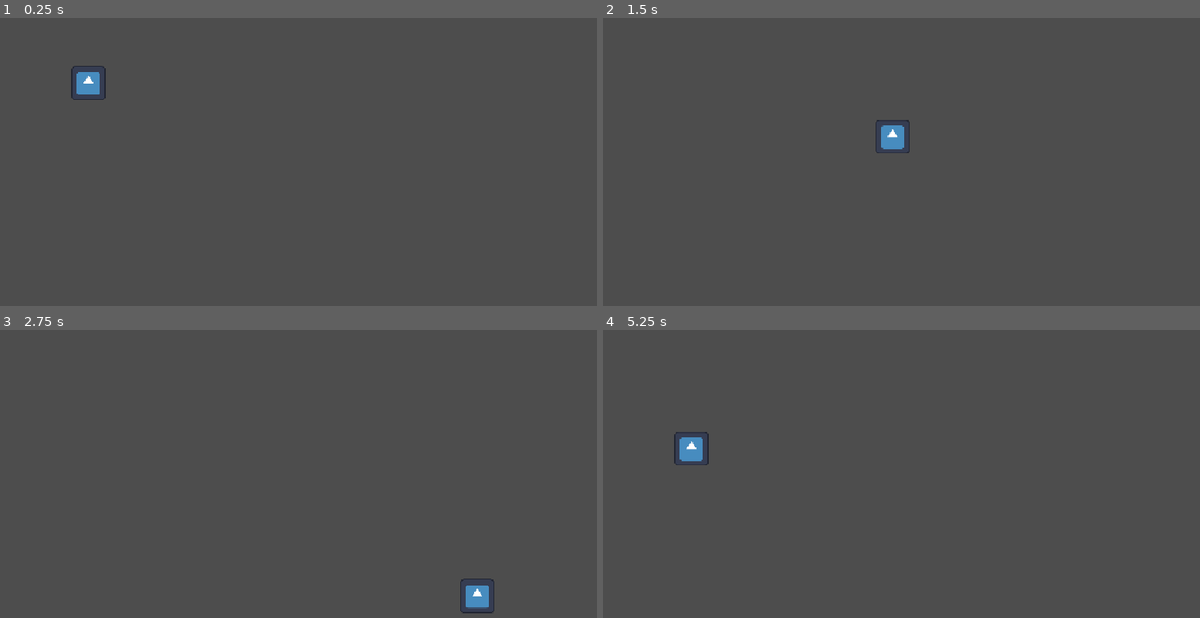
Above: before the commit, frames 1-4 (two rows, left to right).
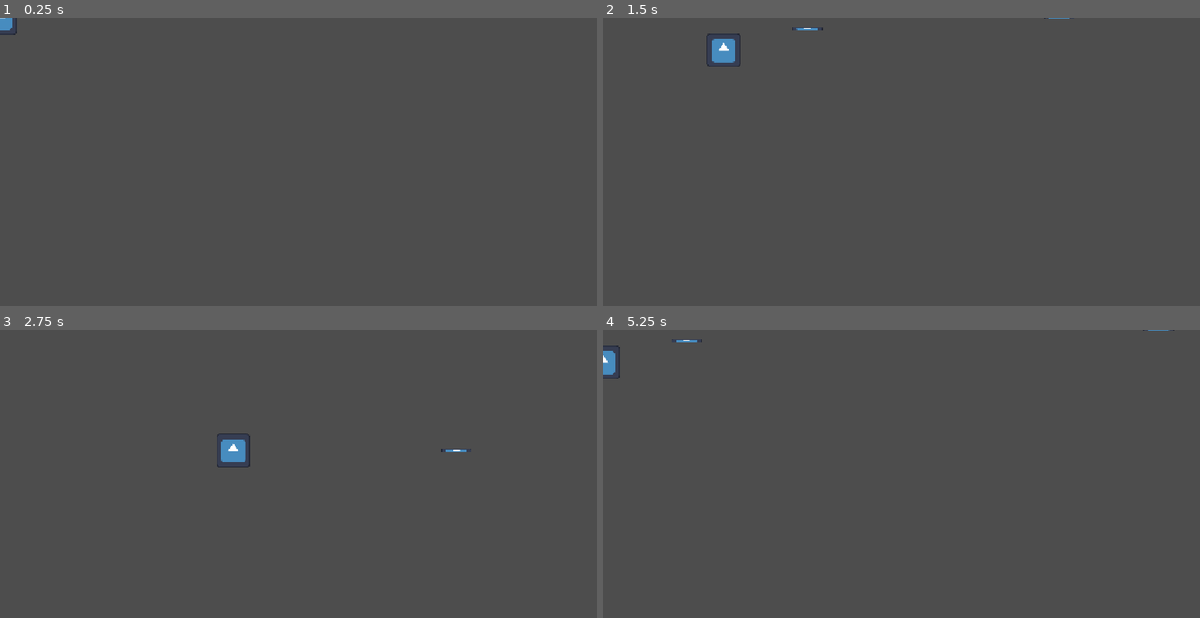
Above: after the commit, the same moments.

Repository: eee12342/New-Game
Game: Godot game, scene res://scenes/main.tscn
The game is run twice, just before and just after one commit, with the same random seed, the same clock (stepped at 60 frames per second) and the same inputs. The engine's default icon, where the game draws it, is replaced by a stand-in: a white triangle on a blue panel in a dark square.
Inputs (mouse positions are in pixels of both pictures, inside the frame that each line leads up to):
- Up to frame 1 (0.25 s): no input
- Up to frame 2 (1.5 s): tap Enter at 0.5 s; move the mouse to (1050, 173) at 0.52 s; hold D (right) 0.53-1.28 s; click (1050, 173) at 0.6 s; move the mouse to (788, 208) at 1.27 s; hold S (down) from 1.28 s (still down); click (788, 208) at 1.35 s
- Up to frame 3 (2.75 s): move the mouse to (370, 427) at 2.02 s; release S (down) at 2.03 s; hold D (right) from 2.03 s (still down); click (370, 427) at 2.1 s
- Up to frame 4 (5.25 s): move the mouse to (883, 571) at 2.77 s; release D (right) at 2.78 s; hold W (up) 2.78-3.53 s; click (883, 571) at 2.85 s; move the mouse to (1098, 554) at 3.52 s; hold A (left) 3.53-5.03 s; click (1098, 554) at 3.6 s; move the mouse to (728, 450) at 4.27 s; click (728, 450) at 4.35 s; move the mouse to (943, 502) at 5.02 s; hold S (down) from 5.03 s (still down); click (943, 502) at 5.1 s

The runs differ from the first frame. In frame 1, 0.5% of the frame differs, in the area x 0-18%, y 0-29%; in frame 2, 0.8%, in the area x 17-79%, y 0-47%; in frame 3, 0.8%; in frame 4, 0.7%.

Commit message:
Add bullet scene and refactor Character scene
Introduce a Bullet scene (bullet.tscn) and script (bullet.gd) for projectile behavior; set bullet collision layer and speed. Move/refactor the player Character into scenes/character/ (character.tscn + character.gd), add a BulletSpawn Marker2D and a fire() method to instantiate bullets. Remove the old flattened scenes/character.gd. Update main.tscn to instance the new Character scene. Add an input action mapping for "fire" and new 2D physics layer names in project.godot. Also add .uid metadata files for new resources.

Diff:
--- a/project.godot
+++ b/project.godot
@@ -62,6 +62,16 @@
 "events": [Object(InputEventKey,"resource_local_to_scene":false,"resource_name":"","device":-1,"window_id":0,"alt_press …(195 unchanged characters)…
 ]
 }
+fire={
+"deadzone": 0.2,
+"events": [Object(InputEventMouseButton,"resource_local_to_scene":false,"resource_name":"","device":-1,"window_id":0,"alt_pressed":false,"shift_pressed":false,"ctrl_pressed":false,"meta_pressed":false,"button_mask":1,"position":Vector2(211, 6),"global_position":Vector2(220, 54),"factor":1.0,"button_index":1,"canceled":false,"pressed":true,"double_click":true,"script":null)
+]
+}
+
+[layer_names]
+
+2d_physics/layer_1="Player"
+2d_physics/layer_2="Player projectiles"
 
 [physics]
 
--- a/scenes/character.gd
+++ /dev/null
@@ -1,16 +0,0 @@
-extends CharacterBody2D
-
-
-@export var SPEED = 300.0
-
-
-func _physics_process(_delta: float) -> void:
-	# Get the input direction and handle the movement/deceleration.
-	# As good practice, you should replace UI actions with custom gameplay actions.
-	var direction := Input.get_vector("left", "right", "up", "down")
-	if direction:
-		velocity = direction * SPEED
-	else:
-		velocity = Vector2(0, 0)
-
-	move_and_slide()
--- /dev/null
+++ b/scenes/character/bullet/bullet.gd
@@ -0,0 +1,10 @@
+extends CharacterBody2D
+
+
+@export var speed := 600
+var pos: Vector2
+
+
+func _physics_process(_delta: float) -> void:
+	velocity = Vector2(speed, 0)
+	move_and_slide()
--- /dev/null
+++ b/scenes/character/bullet/bullet.tscn
@@ -0,0 +1,21 @@
+[gd_scene format=3 uid="uid://c5mi0ep2gufyn"]
+
+[ext_resource type="Texture2D" uid="uid://xb5n4088hw6r" path="res://icon.svg" id="1_fna0o"]
+[ext_resource type="Script" uid="uid://c3552kd04c7x4" path="res://scenes/character/bullet/bullet.gd" id="1_jxok7"]
+
+[sub_resource type="RectangleShape2D" id="RectangleShape2D_bhunq"]
+size = Vector2(114, 12)
+
+[node name="Bullet" type="CharacterBody2D" unique_id=1838346968]
+scale = Vector2(0.5, 0.5)
+collision_layer = 2
+collision_mask = 0
+script = ExtResource("1_jxok7")
+speed = 900
+
+[node name="Sprite" type="Sprite2D" parent="." unique_id=537784310]
+scale = Vector2(0.890625, 0.09375001)
+texture = ExtResource("1_fna0o")
+
+[node name="CollisionShape2D" type="CollisionShape2D" parent="." unique_id=1314644757]
+shape = SubResource("RectangleShape2D_bhunq")
--- /dev/null
+++ b/scenes/character/character.gd
@@ -0,0 +1,30 @@
+extends CharacterBody2D
+
+
+var bullet_path := preload("res://scenes/character/bullet/bullet.tscn")
+@onready var bullet_spawn: Marker2D = $BulletSpawn
+
+@export var speed := 300.0
+
+
+func _physics_process(_delta: float) -> void:
+	# Get the input direction and handle the movement/deceleration.
+	# As good practice, you should replace UI actions with custom gameplay actions.
+	var direction := Input.get_vector("left", "right", "up", "down")
+	if direction:
+		velocity = direction * speed
+	else:
+		velocity = Vector2(0, 0)
+
+	if Input.is_action_just_pressed("fire"):
+		fire()
+
+	move_and_slide()
+
+# TODO: improve movement (make more floaty, add accel/decell properties
+
+
+func fire() -> void:
+	var bullet = bullet_path.instantiate()
+	bullet.global_position = bullet_spawn.global_position
+	get_parent().add_child(bullet)
--- /dev/null
+++ b/scenes/character/character.tscn
@@ -0,0 +1,20 @@
+[gd_scene format=3 uid="uid://dgnvd7x61fo5n"]
+
+[ext_resource type="Script" uid="uid://dmmxkkly0tovr" path="res://scenes/character/character.gd" id="1_cuyo6"]
+[ext_resource type="Texture2D" uid="uid://xb5n4088hw6r" path="res://icon.svg" id="2_mutn8"]
+
+[sub_resource type="RectangleShape2D" id="RectangleShape2D_bhunq"]
+size = Vector2(128, 128)
+
+[node name="Character" type="CharacterBody2D" unique_id=628092636]
+scale = Vector2(0.5, 0.5)
+script = ExtResource("1_cuyo6")
+
+[node name="Sprite" type="Sprite2D" parent="." unique_id=1824989111]
+texture = ExtResource("2_mutn8")
+
+[node name="CollisionShape2D" type="CollisionShape2D" parent="." unique_id=825170863]
+shape = SubResource("RectangleShape2D_bhunq")
+
+[node name="BulletSpawn" type="Marker2D" parent="." unique_id=19880142]
+position = Vector2(102, 0)
--- a/scenes/main.tscn
+++ b/scenes/main.tscn
@@ -1,22 +1,7 @@
 [gd_scene format=3 uid="uid://dctqyiq4smcbi"]
 
-[ext_resource type="Script" uid="uid://dmmxkkly0tovr" path="res://scenes/character.gd" id="1_0wfyh"]
-[ext_resource type="Texture2D" uid="uid://xb5n4088hw6r" path="res://icon.svg" id="1_o5qli"]
-
-[sub_resource type="RectangleShape2D" id="RectangleShape2D_bhunq"]
-size = Vector2(128, 128)
+[ext_resource type="PackedScene" uid="uid://dgnvd7x61fo5n" path="res://scenes/character/character.tscn" id="1_o5qli"]
 
 [node name="Main" type="Node2D" unique_id=264343159]
 
-[node name="Character" type="CharacterBody2D" parent="." unique_id=391078773]
-scale = Vector2(0.5, 0.5)
-script = ExtResource("1_0wfyh")
-SPEED = 500.0
-
-[node name="Sprite" type="Sprite2D" parent="Character" unique_id=1058037035]
-position = Vector2(330, 243)
-texture = ExtResource("1_o5qli")
-
-[node name="CollisionShape2D" type="CollisionShape2D" parent="Character" unique_id=1640829860]
-position = Vector2(330, 243)
-shape = SubResource("RectangleShape2D_bhunq")
+[node name="Character" parent="." unique_id=628092636 instance=ExtResource("1_o5qli")]
Not shown, added: scenes/character/bullet/bullet.gd.uid
Renamed: scenes/character.gd.uid -> scenes/character/character.gd.uid
